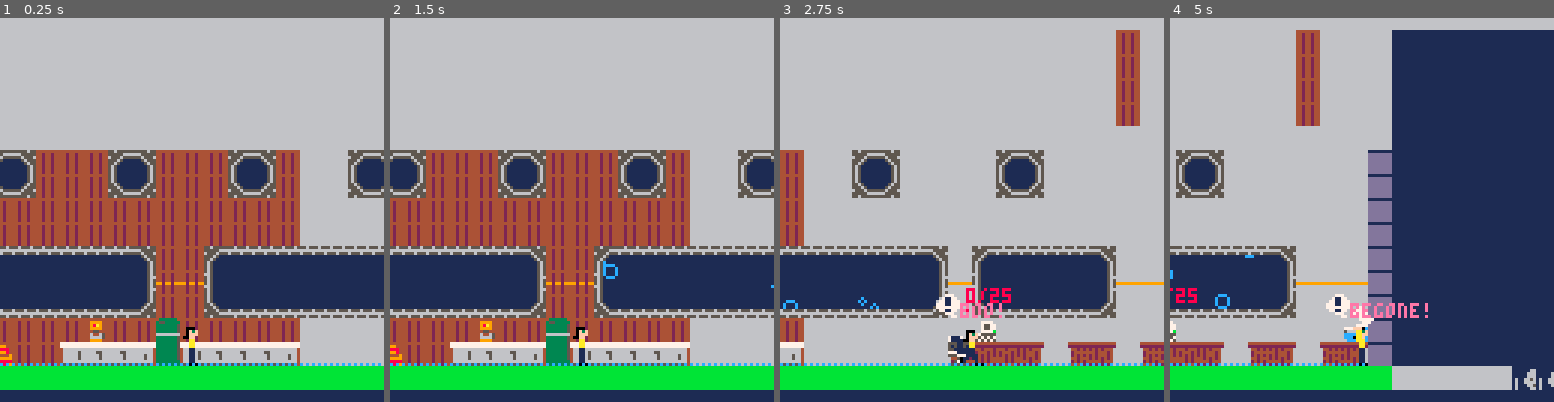
Above: before the commit, frames 1-4 (left to right).
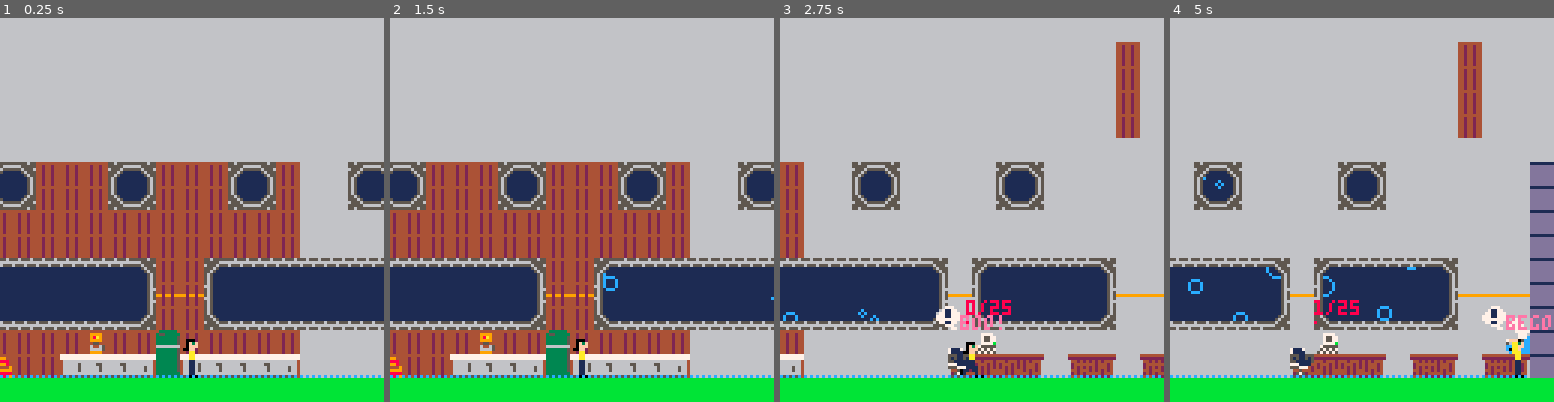
Above: after the commit, the same moments.

Repository: DiegoArmando/gbgj-08-22
Game: PICO-8 cartridge gbgj_8_22.p8
Same seed, same stepped clock (60 frames per second), same inputs: the game is played once before the commit and once after it.
Inputs:
- Up to frame 1 (0.25 s): no input
- Up to frame 2 (1.5 s): tap X (X key) at 0.33, 1.07 s; tap O (Z key) at 0.7 s
- Up to frame 3 (2.75 s): hold Right 1.6-2.1 s; tap O (Z key) at 1.7, 2.1, 2.5 s; tap X (X key) at 1.85 s; hold Up 2.15-2.42 s; hold Right from 2.47 s (still down)
- Up to frame 4 (5 s): tap O (Z key) every 0.4 s from 2.9 to 4.9 s; tap X (X key) at 2.97, 4.08 s; release Right at 3.03 s; hold Left 3.08-3.58 s; hold Down 3.63-3.97 s; hold Right 4.02-4.68 s; hold Up from 4.73 s (still down)

The runs differ from the first frame. In frame 1, 26% of the frame differs, in the area x 0-100%, y 34-100%; in frame 2, 26%; in frame 3, 21%; in frame 4, 58%, in the area x 0-100%, y 3-100%.

Commit message:
Fixed Camera

Diff:
--- a/gbgj_8_22.p8
+++ b/gbgj_8_22.p8
@@ -58,7 +58,7 @@
 room_cam_bounds = {}
 room_cam_bounds[1] = {0,50}
 room_cam_bounds[2] = {224,292}
-room_cam_bounds[3] = {32,376,140,256}
+room_cam_bounds[3] = {32,272,140,252}
 room_cam_bounds[4] = {0,50}
 room_cam_bounds[5] = {0,50}
 
@@ -197,7 +197,8 @@
     player.speed_x = approach(player.speed_x, input_x * target, accel)
 
     player.x += player.speed_x
-
+    if player.x < 80 then player.x = 80 end
+    if player.x > 384 then player.x = 384 end
     player.interactable = check_interactable()
     if input_interact then
         if player.interactable[4] then player.holding = player.interactable[1]
@@ -433,7 +434,7 @@
 end
 
 function get_camera(left, right, top, bottom)
-	return min(max(left,player.x-60),right), min(max(top,player.y-128),bottom)
+	return min(max(left,player.x-60),right), player.y-104
 end
 __gfx__
 0000000066666666aaaaaaaa00000000000000000000000000000000000000004333333444444444000000000000000000d00d00000000000000000000000000
